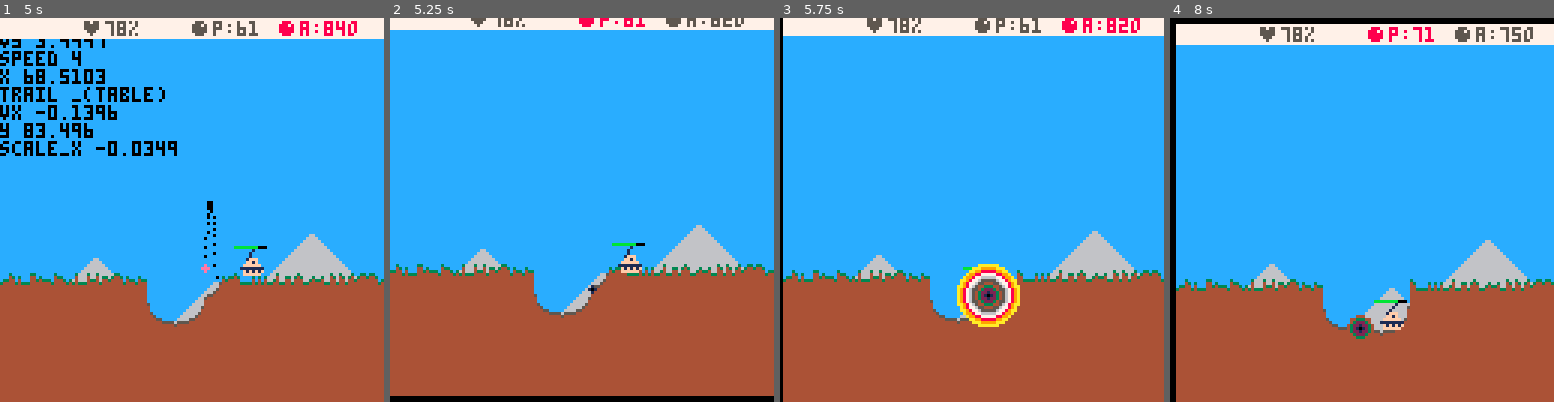
Above: before the commit, frames 1-4 (left to right).
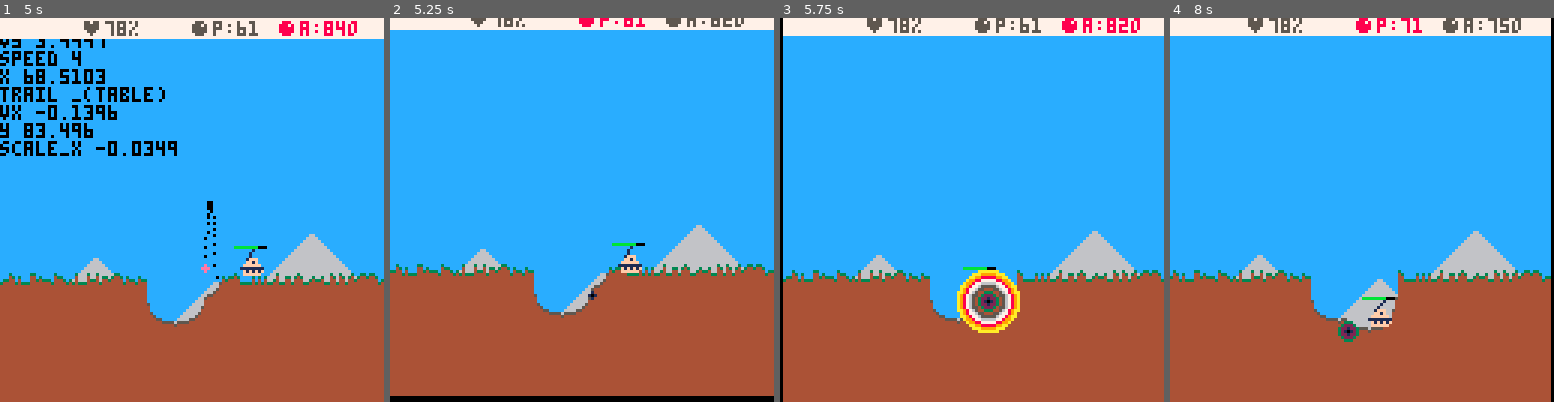
Above: after the commit, the same moments.

Repository: garrow/pico8
Game: PICO-8 cartridge carts/scorch.p8
Same seed, same stepped clock (60 frames per second), same inputs: the game is played once before the commit and once after it.
Inputs:
- Up to frame 1 (5 s): tap O (Z key) at 0.33, 0.7, 1.43, 2.22, 3.1, 3.98, 4.87 s; tap X (X key) at 1.07, 2.07, 2.4, 2.73, 3.07, 3.4, 3.73, 4.07, 4.4, 4.73 s; hold Left 1.97-2.37 s; hold Down 2.42-2.82 s; hold Right 2.87-3.53 s; hold Up 3.58-4.08 s; hold Right 4.13-4.53 s; hold Down from 4.58 s (still down)
- Up to frame 2 (5.25 s): tap X (X key) at 5.07 s; release Down at 5.08 s; hold Left from 5.13 s (still down)
- Up to frame 3 (5.75 s): keep holding Left; tap X (X key) at 5.4, 5.73 s
- Up to frame 4 (8 s): tap O (Z key) at 5.75, 6.63, 7.52 s; release Left at 5.8 s; hold Up 5.85-6.18 s; tap X (X key) every 0.33 s from 6.07 to 7.73 s; hold Left 6.23-6.63 s; hold Down 6.68-7.08 s; hold Right 7.13-7.8 s; hold Up from 7.85 s (still down)

Frame 1 is identical in both runs. In frame 2, less than 0.1% of the frame differs, in the area x 51-54%, y 69-74%; in frame 3, 2.1%; in frame 4, 12%, in the area x 0-100%, y 0-100%.

Commit message:
Spawn explosion at point of impact, not ground level

Diff:
--- a/carts/scorch.p8
+++ b/carts/scorch.p8
@@ -289,7 +289,7 @@
     ty = 128 - terrain_height
 
     if by >= ty then
-        return spawn_explosion(bx, ty)
+        return spawn_explosion(bx, by)
     end
 end
 
